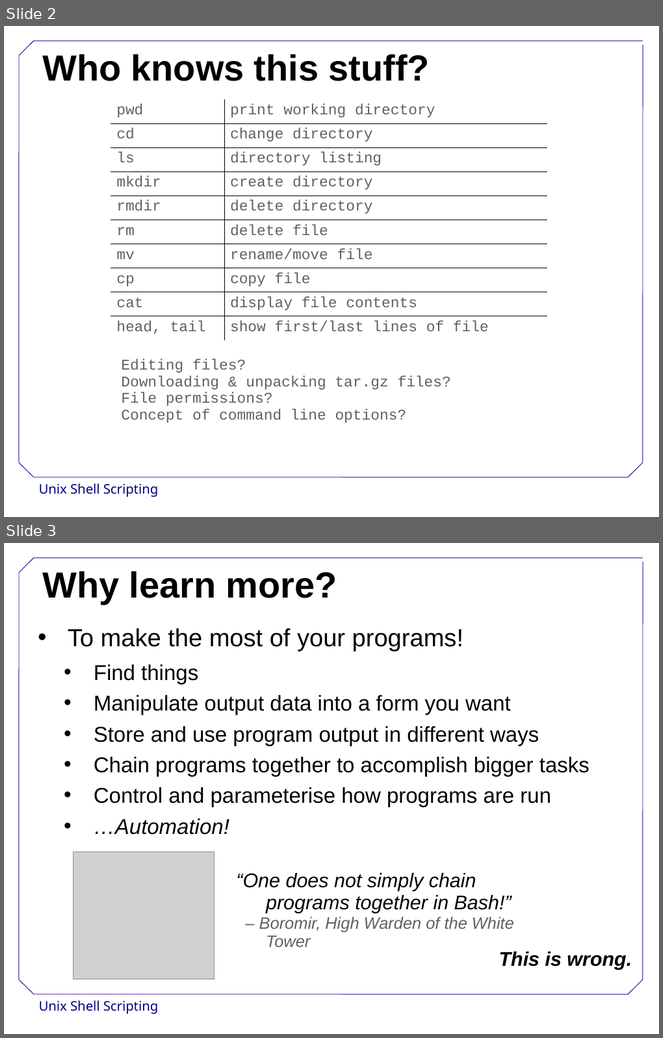
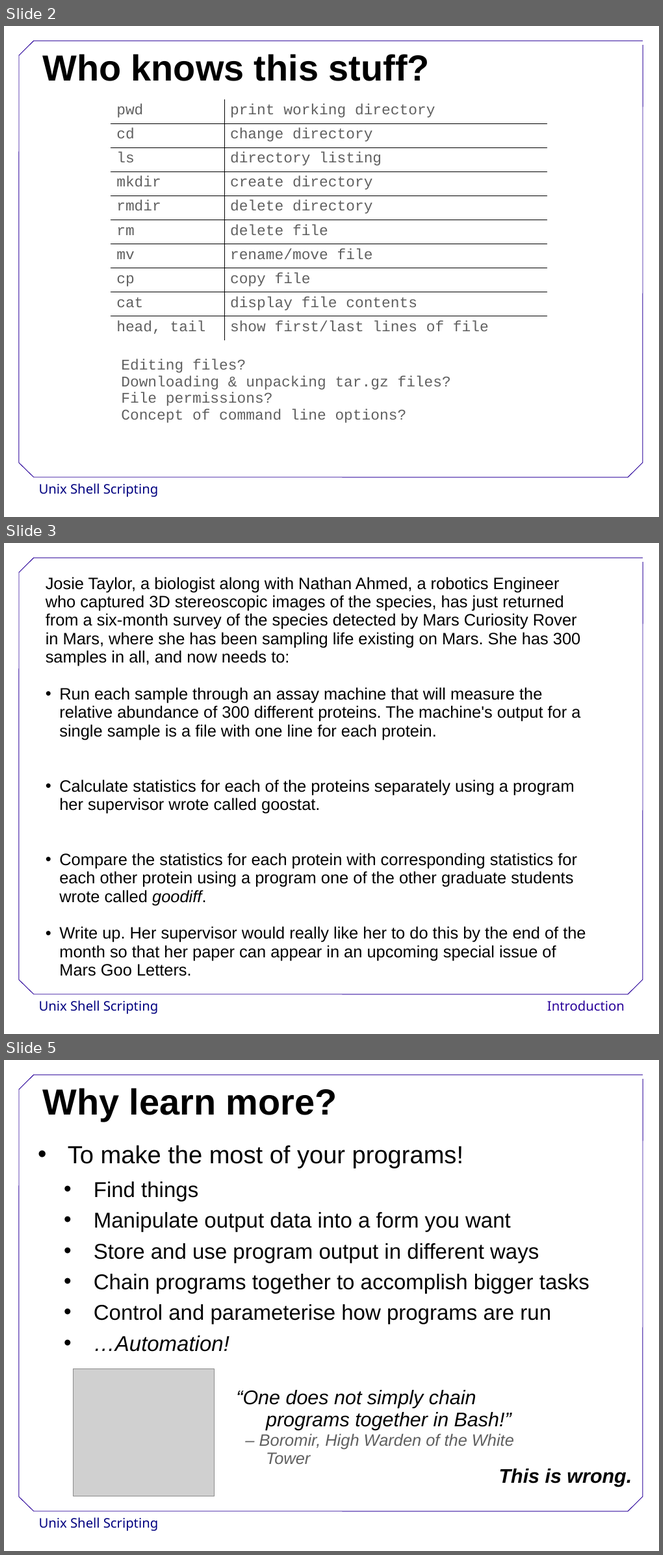
Before and after one commit to DevasenaInupakutika/2014-06-25-Reading, a slide deck: Unix_Shell_Intro.ppt. Shown one above the other, each under a label of ours: slides 2 and 3 before the commit, slides 2, 3 and 5 after it; the slides between them are not shown. The pictures are 663x1038 and 663x1555 pixels, drawn with LibreOffice and Linux fonts; fonts in the diff are those of the drawing; grey boxes stand for pictures; background and template pictures are left out. Boxes give left, top, right and bottom in pixels: in the first picture for what was removed or moved away, otherwise in the second. Text is boxed around its words. In the diff, an @@ line names an element or a change of style, - is before the commit and + after.

Commit message:
Updated Intro ppt

```diff
--- a/Unix_Shell_Intro.ppt
+++ b/Unix_Shell_Intro.ppt
@@ slide 3 added at (4,543,659,1034), background #FFFFFF; not listed: 8 template elements that a slide beside it also shows @@
@@ rectangle added at (40,572,598,984), fill #FFFFFF, outline #FFFFFF 2.01 pt, 20 pt, text #000000 @@
+Josie Taylor, a biologist along with Nathan Ahmed, a robotics Engineer who captured 3D stereoscopic images of the species, has just returned from a six-month survey of the species detected by Mars Curiosity Rover in Mars, where she has been sampling life existing on Mars. She has 300 samples in all, and now needs to:
+• Run each sample through an assay machine that will measure the relative abundance of 300 different proteins. The machine's output for a single sample is a file with one line for each protein.
+• Calculate statistics for each of the proteins separately using a program her supervisor wrote called goostat.
+• Compare the statistics for each protein with corresponding statistics for each other protein using a program one of the other graduate students wrote called goodiff.
+• Write up. Her supervisor would really like her to do this by the end of the month so that her paper can appear in an upcoming special issue of Mars Goo Letters.
@@ text added at (547,1001,625,1012), 16 pt, text #280099 @@
+Introduction
@@ what was slide 3 is now slide 5 @@
```
Also in this commit, not shown: 1 other slide added.
